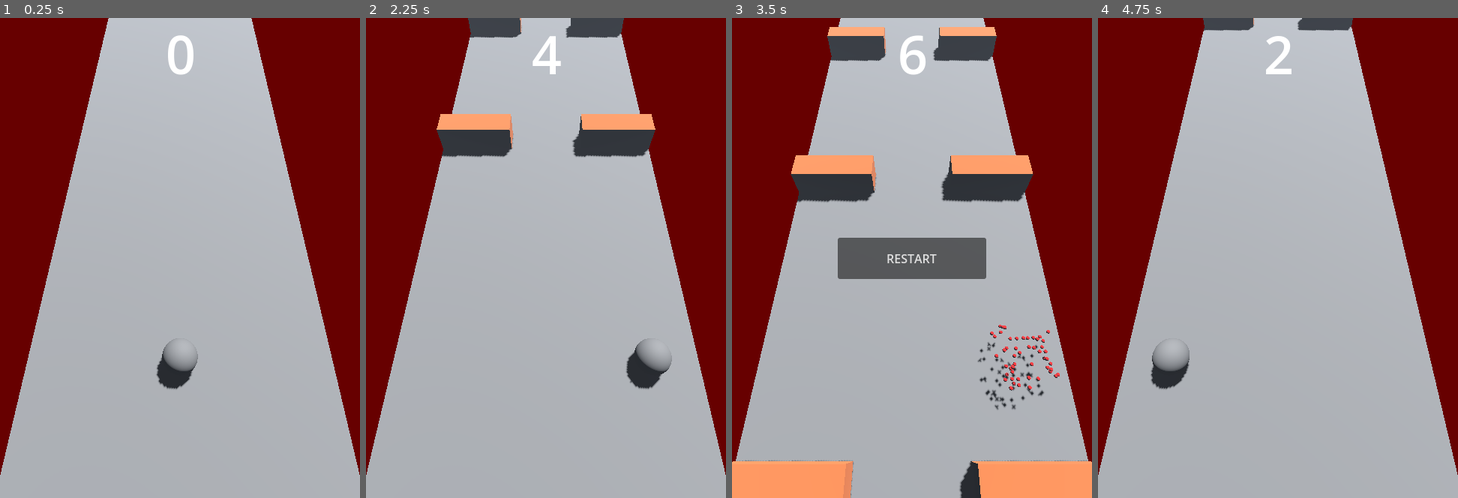
Above: before the commit, frames 1-4 (left to right).
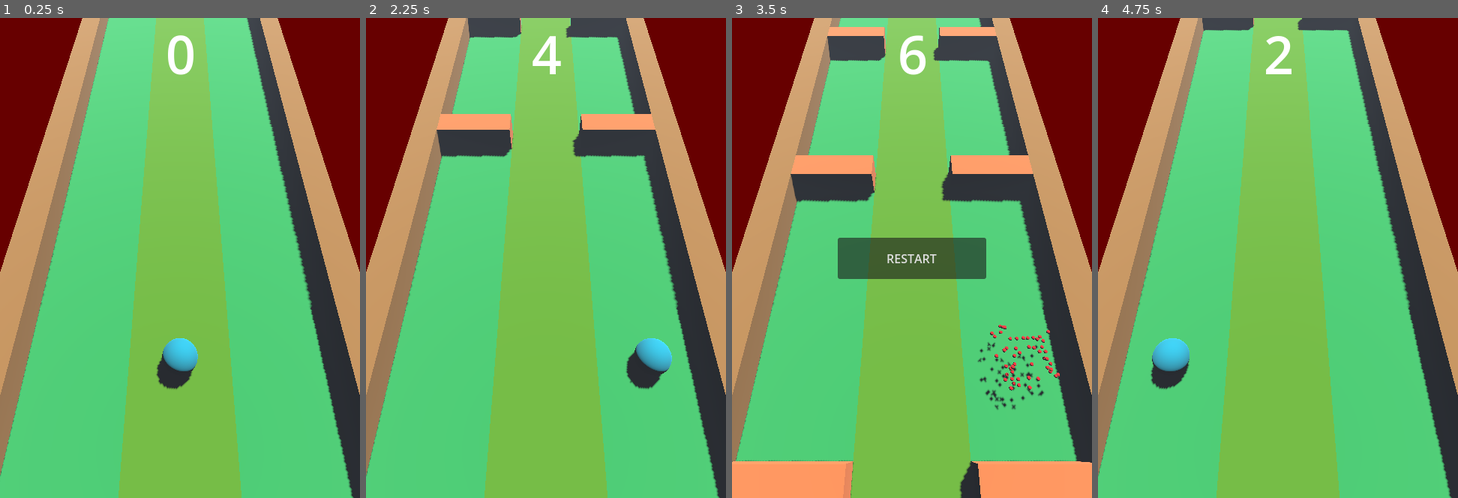
Above: after the commit, the same moments.

Repository: Purplelops/3-Lane-Arcade-Game-or-Something
Game: Godot game, scene res://scenes/main.tscn
Same seed, same stepped clock (60 frames per second), same inputs: the game is played once before the commit and once after it. Before the commit the project starts from res://main.tscn.
Inputs:
- Up to frame 1 (0.25 s): no input
- Up to frame 2 (2.25 s): tap Enter at 0.5 s; hold D (right) 0.53-1.28 s; hold A (left) 1.28-2.03 s; hold D (right) from 2.03 s (still down)
- Up to frame 3 (3.5 s): keep holding D (right)
- Up to frame 4 (4.75 s): release D (right) at 3.5 s; click "RESTART" at 3.5 s; hold A (left) from 4.28 s (still down)

The runs differ from the first frame. In frame 1, 87% of the frame differs, in the area x 0-100%, y 0-100%; in frame 2, 83%; in frame 3, 75%; in frame 4, 87%.

Commit message:
QOL and sounds

Diff:
--- /dev/null
+++ b/default_bus_layout.tres
@@ -0,0 +1,4 @@
+[gd_resource type="AudioBusLayout" format=3 uid="uid://drcmw74wagytw"]
+
+[resource]
+bus/0/volume_db = -9.63278
--- a/player.tscn
+++ /dev/null
@@ -1,16 +0,0 @@
-[gd_scene load_steps=4 format=3 uid="uid://yv53eeuel8ho"]
-
-[ext_resource type="Script" path="res://player.gd" id="1_korrn"]
-
-[sub_resource type="SphereShape3D" id="SphereShape3D_awlow"]
-
-[sub_resource type="SphereMesh" id="SphereMesh_h05vv"]
-
-[node name="Player" type="Area3D"]
-script = ExtResource("1_korrn")
-
-[node name="CollisionShape3D" type="CollisionShape3D" parent="."]
-shape = SubResource("SphereShape3D_awlow")
-
-[node name="MeshInstance3D" type="MeshInstance3D" parent="."]
-mesh = SubResource("SphereMesh_h05vv")
--- a/project.godot
+++ b/project.godot
@@ -11,7 +11,7 @@
 [application]
 
 config/name="3 Lane Arcade Game or Something"
-run/main_scene="res://main.tscn"
+run/main_scene="res://scenes/main.tscn"
 config/features=PackedStringArray("4.2", "Mobile")
 config/icon="res://icon.svg"
 
--- a/main.tscn
+++ b/scenes/main.tscn
@@ -1,8 +1,18 @@
-[gd_scene load_steps=6 format=3 uid="uid://cgt4erjwd87a2"]
+[gd_scene load_steps=10 format=3 uid="uid://cgt4erjwd87a2"]
 
-[ext_resource type="Script" path="res://main.gd" id="1_g36sn"]
-[ext_resource type="PackedScene" uid="uid://yv53eeuel8ho" path="res://player.tscn" id="1_sv3tm"]
-[ext_resource type="Script" path="res://Walls.gd" id="2_keaxf"]
+[ext_resource type="Script" path="res://scripts/main.gd" id="1_ybb3l"]
+[ext_resource type="PackedScene" uid="uid://yv53eeuel8ho" path="res://scenes/player.tscn" id="2_3472i"]
+[ext_resource type="Script" path="res://scripts/Walls.gd" id="3_h2amn"]
+[ext_resource type="AudioStream" uid="uid://ck03mwx1c8vm1" path="res://explosion.wav" id="4_c2e6b"]
+
+[sub_resource type="StandardMaterial3D" id="StandardMaterial3D_lfrfa"]
+albedo_color = Color(0.137534, 0.709126, 0.29122, 1)
+
+[sub_resource type="StandardMaterial3D" id="StandardMaterial3D_wqy27"]
+albedo_color = Color(0.328572, 0.635471, 5.77569e-07, 1)
+
+[sub_resource type="StandardMaterial3D" id="StandardMaterial3D_uw5ng"]
+albedo_color = Color(0.698327, 0.463447, 0.193027, 1)
 
 [sub_resource type="Environment" id="Environment_vuc8w"]
 background_mode = 1
@@ -14,13 +24,36 @@
 font_size = 70
 
 [node name="Main" type="Node3D"]
-script = ExtResource("1_g36sn")
+script = ExtResource("1_ybb3l")
 
-[node name="Floor" type="CSGBox3D" parent="."]
+[node name="Environment" type="Node3D" parent="."]
+
+[node name="FloorLeft" type="CSGBox3D" parent="Environment"]
+transform = Transform3D(1, 0, 0, 0, 1, 0, 0, 0, 1, -3, 0, -8.5)
+size = Vector3(3, 1, 27)
+material = SubResource("StandardMaterial3D_lfrfa")
+
+[node name="FloorCenter" type="CSGBox3D" parent="Environment"]
 transform = Transform3D(1, 0, 0, 0, 1, 0, 0, 0, 1, 0, 0, -8.5)
-size = Vector3(9, 1, 27)
+size = Vector3(3, 1, 27)
+material = SubResource("StandardMaterial3D_wqy27")
 
-[node name="Player" parent="." instance=ExtResource("1_sv3tm")]
+[node name="FloorRight" type="CSGBox3D" parent="Environment"]
+transform = Transform3D(1, 0, 0, 0, 1, 0, 0, 0, 1, 3, 0, -8.5)
+size = Vector3(3, 1, 27)
+material = SubResource("StandardMaterial3D_lfrfa")
+
+[node name="RightWall" type="CSGBox3D" parent="Environment"]
+transform = Transform3D(1, 0, 0, 0, 1, 0, 0, 0, 1, 5, 0.5, -8.5)
+size = Vector3(1, 2, 27)
+material = SubResource("StandardMaterial3D_uw5ng")
+
+[node name="LeftWall" type="CSGBox3D" parent="Environment"]
+transform = Transform3D(1, 0, 0, 0, 1, 0, 0, 0, 1, -5, 0.5, -8.5)
+size = Vector3(1, 2, 27)
+material = SubResource("StandardMaterial3D_uw5ng")
+
+[node name="Player" parent="." instance=ExtResource("2_3472i")]
 transform = Transform3D(1, 0, 0, 0, 1, 0, 0, 0, 1, 0, 1, 0)
 
 [node name="Camera3D" type="Camera3D" parent="."]
@@ -32,7 +65,7 @@
 shadow_enabled = true
 
 [node name="Walls" type="Node3D" parent="."]
-script = ExtResource("2_keaxf")
+script = ExtResource("3_h2amn")
 
 [node name="WallSpawnTimer" type="Timer" parent="Walls"]
 autostart = true
@@ -75,6 +108,9 @@
 wait_time = 0.5
 autostart = true
 
+[node name="DeathSound" type="AudioStreamPlayer" parent="."]
+stream = ExtResource("4_c2e6b")
+
 [connection signal="area_entered" from="Player" to="." method="_on_player_area_entered"]
 [connection signal="timeout" from="Walls/WallSpawnTimer" to="Walls" method="_on_wall_spawn_timer_timeout"]
 [connection signal="timeout" from="Walls/SpeedUpTimer" to="Walls" method="_on_speed_up_timer_timeout"]
--- /dev/null
+++ b/scenes/player.tscn
@@ -0,0 +1,24 @@
+[gd_scene load_steps=6 format=3 uid="uid://yv53eeuel8ho"]
+
+[ext_resource type="Script" path="res://scripts/player.gd" id="1_korrn"]
+[ext_resource type="AudioStream" uid="uid://1n6r1d2p8tqe" path="res://jump.wav" id="2_0caeb"]
+
+[sub_resource type="SphereShape3D" id="SphereShape3D_awlow"]
+
+[sub_resource type="StandardMaterial3D" id="StandardMaterial3D_hbbvr"]
+albedo_color = Color(0, 0.685036, 0.80737, 1)
+
+[sub_resource type="SphereMesh" id="SphereMesh_h05vv"]
+material = SubResource("StandardMaterial3D_hbbvr")
+
+[node name="Player" type="Area3D"]
+script = ExtResource("1_korrn")
+
+[node name="CollisionShape3D" type="CollisionShape3D" parent="."]
+shape = SubResource("SphereShape3D_awlow")
+
+[node name="MeshInstance3D" type="MeshInstance3D" parent="."]
+mesh = SubResource("SphereMesh_h05vv")
+
+[node name="AudioStreamPlayer" type="AudioStreamPlayer" parent="."]
+stream = ExtResource("2_0caeb")
--- a/wall.tscn
+++ b/scenes/wall.tscn
@@ -1,6 +1,6 @@
 [gd_scene load_steps=5 format=3 uid="uid://cr2w1yxads76w"]
 
-[ext_resource type="Script" path="res://wall.gd" id="1_mn3h1"]
+[ext_resource type="Script" path="res://scripts/wall.gd" id="1_l8r0r"]
 
 [sub_resource type="BoxShape3D" id="BoxShape3D_fqets"]
 size = Vector3(3, 1, 1)
@@ -12,7 +12,7 @@
 material = SubResource("StandardMaterial3D_w6kcj")
 
 [node name="Wall" type="Area3D"]
-script = ExtResource("1_mn3h1")
+script = ExtResource("1_l8r0r")
 
 [node name="CollisionShape3D" type="CollisionShape3D" parent="."]
 shape = SubResource("BoxShape3D_fqets")
--- a/Walls.gd
+++ b/scripts/Walls.gd
@@ -1,6 +1,6 @@
 extends Node3D
 
-var wall_scene: PackedScene = load("res://wall.tscn")
+var wall_scene: PackedScene = load("res://scenes/wall.tscn")
 var wall_positions: Array = [-3, 0, 3]
 var wall_speed: int = 10
 var skip_next_walls: bool = false
@@ -24,7 +24,8 @@
 
 
 func _on_wall_spawn_timer_timeout() -> void:
-	_spawn_walls(wall_speed)
+	if $"..".is_player_alive:
+		_spawn_walls(wall_speed)
 
 
 func _on_speed_up_timer_timeout() -> void:
--- a/main.gd
+++ b/scripts/main.gd
@@ -1,7 +1,8 @@
 extends Node3D
 
-var death_effect_scene: PackedScene = load("res://death_effect.tscn")
+var death_effect_scene: PackedScene = load("res://scenes/death_effect.tscn")
 var score: int = 0
+var is_player_alive: bool = true
 
 func _ready() -> void:
 	randomize()
@@ -17,6 +18,7 @@
 
 func _die() -> void:
 	print("died")
+	is_player_alive = false
 
 	# Particles
 	var death_effect = death_effect_scene.instantiate()
@@ -27,6 +29,8 @@
 	$Player.alive = false
 	$Player.visible = false
 
+	$DeathSound.play()
+
 
 func _on_restart_button_pressed() -> void:
 	get_tree().reload_current_scene()
--- a/player.gd
+++ b/scripts/player.gd
@@ -8,5 +8,7 @@
 	if alive:
 		if Input.is_action_just_pressed("left") and position.x > -2:
 			position.x -= move_step
+			$AudioStreamPlayer.play()
 		elif Input.is_action_just_pressed("right") and position.x < 2:
 			position.x += move_step
+			$AudioStreamPlayer.play()
Not shown, added: explosion.wav.import
Not shown, added: jump.wav.import
Renamed: death_effect.tscn -> scenes/death_effect.tscn
Renamed: wall.gd -> scripts/wall.gd
Not shown, added: explosion.wav
Not shown, added: jump.wav
